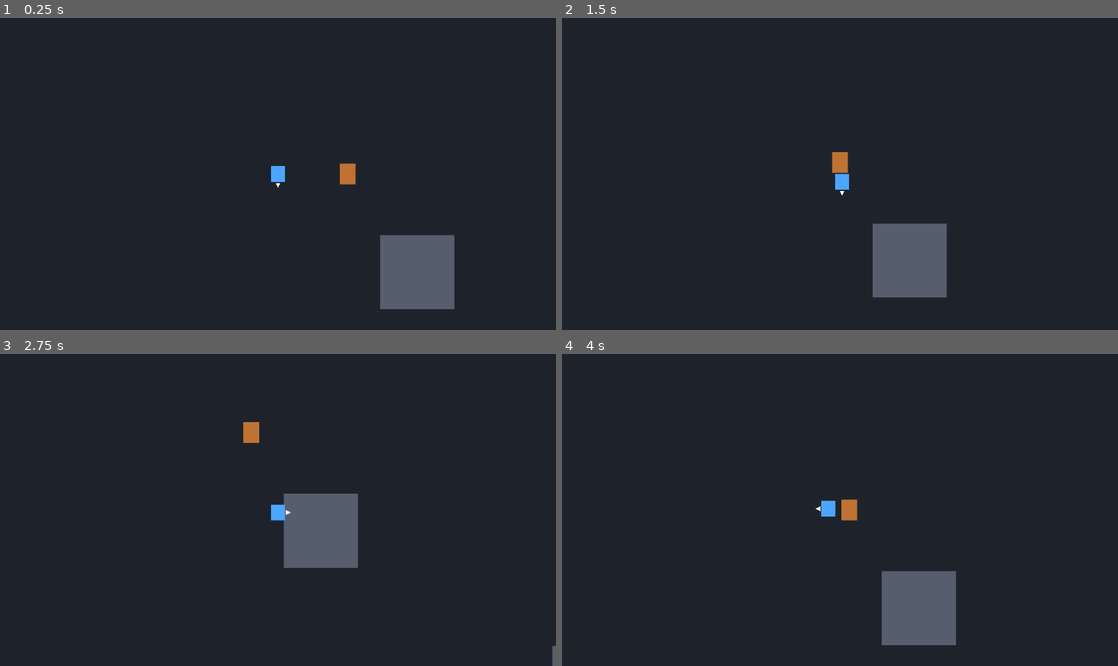
Above: before the commit, frames 1-4 (two rows, left to right).
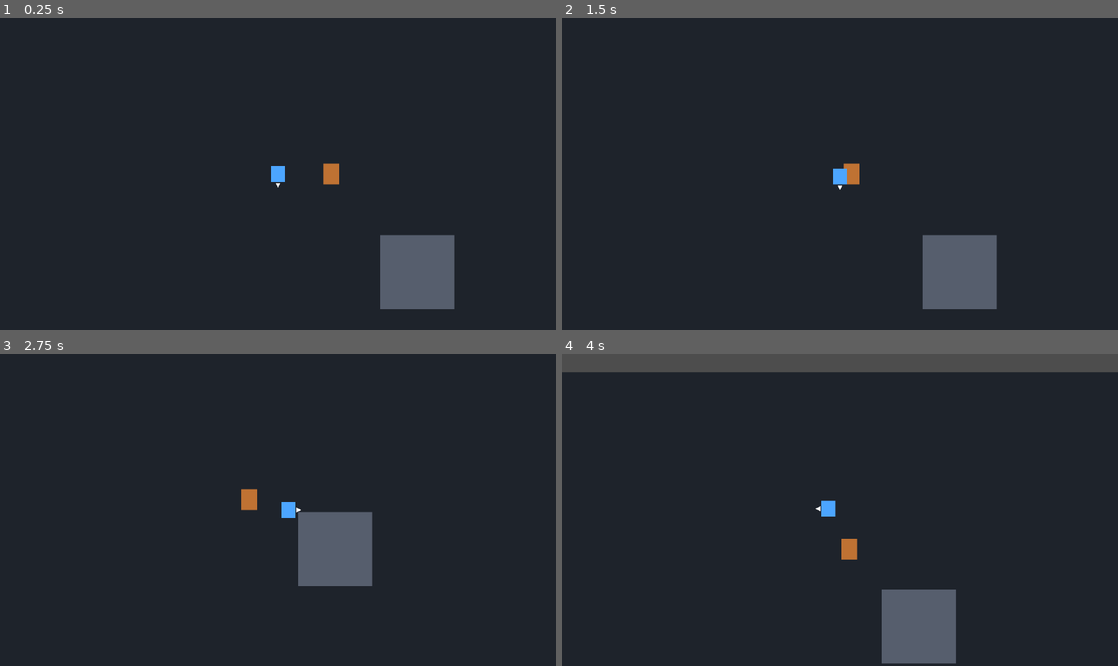
Above: after the commit, the same moments.

Repository: kikajima/dragonballsoullegacy
Game: Godot game, scene res://scenes/bootstrap/bootstrap.tscn
Same seed, same stepped clock (60 frames per second), same inputs: the game is played once before the commit and once after it.
Inputs:
- Up to frame 1 (0.25 s): no input
- Up to frame 2 (1.5 s): hold D (move_right) 0.53-1.28 s; tap J (attack) at 0.6 s; hold S (move_down) from 1.28 s (still down); tap Shift (block) at 1.35 s
- Up to frame 3 (2.75 s): release S (move_down) at 2.03 s; hold D (move_right) from 2.03 s (still down); hold L (charge_ki) from 2.03 s (still down)
- Up to frame 4 (4 s): release D (move_right) at 2.78 s; release L (charge_ki) at 2.78 s; hold W (move_up) 2.78-3.53 s; tap Space (dash) at 2.85 s; hold A (move_left) from 3.53 s (still down); tap E (interact) at 3.6 s

The runs differ from the first frame. In frame 1, 0.4% of the frame differs, in the area x 58-64%, y 46-54%; in frame 2, 5.0%; in frame 3, 3.0%; in frame 4, 7.8%, in the area x 0-100%, y 0-100%.
Error before the commit: Invalid access to property or key 'hit_received' on a base object of type 'null instance'. (res://actors/player/player.gd:31)

Commit message:
feat: add player health hurtbox and knockback

Diff:
--- a/actors/player/player.tscn
+++ b/actors/player/player.tscn
@@ -9,6 +9,9 @@
 [ext_resource type="Script" path="res://combat/melee/melee_combat_component.gd" id="7_melee"]
 [ext_resource type="Script" path="res://components/hitbox/hitbox_component.gd" id="8_hitbox"]
 [ext_resource type="Script" path="res://components/hit_stop/hit_stop_component.gd" id="9_hit_stop"]
+[ext_resource type="Script" path="res://components/health/health_component.gd" id="10_health"]
+[ext_resource type="Script" path="res://components/hurtbox/hurtbox_component.gd" id="11_hurtbox"]
+[ext_resource type="Script" path="res://components/knockback/knockback_component.gd" id="12_knockback"]
 
 [sub_resource type="RectangleShape2D" id="RectangleShape2D_player"]
 size = Vector2(10, 8)
@@ -18,10 +21,13 @@
 [sub_resource type="RectangleShape2D" id="RectangleShape2D_attack"]
 size = Vector2(16, 14)
 
-[node name="Player" type="CharacterBody2D"]
+[sub_resource type="RectangleShape2D" id="RectangleShape2D_hurtbox"]
+size = Vector2(14, 18)
+
+[node name="Player" type="CharacterBody2D" groups=["player"]]
 position = Vector2(240, 135)
 collision_layer = 2
-collision_mask = 1
+collision_mask = 5
 script = ExtResource("1_player")
 
 [node name="Visuals" type="Node2D" parent="."]
@@ -82,6 +88,26 @@
 [node name="HitStopComponent" type="Node" parent="Components"]
 script = ExtResource("9_hit_stop")
 
+[node name="HealthComponent" type="Node" parent="Components"]
+script = ExtResource("10_health")
+max_health = 100
+
+[node name="KnockbackComponent" type="Node" parent="Components"]
+script = ExtResource("12_knockback")
+strength = 95.0
+duration = 0.14
+
+[node name="Hurtbox" type="Area2D" parent="."]
+collision_layer = 2
+collision_mask = 0
+monitoring = false
+monitorable = true
+script = ExtResource("11_hurtbox")
+health_component_path = NodePath("../Components/HealthComponent")
+
+[node name="CollisionShape2D" type="CollisionShape2D" parent="Hurtbox"]
+shape = SubResource("RectangleShape2D_hurtbox")
+
 [node name="Controllers" type="Node" parent="."]
 
 [node name="PlayerInputController" type="Node" parent="Controllers"]
Not shown: 1 places in actors/player/player.tscn that only renumber resources
